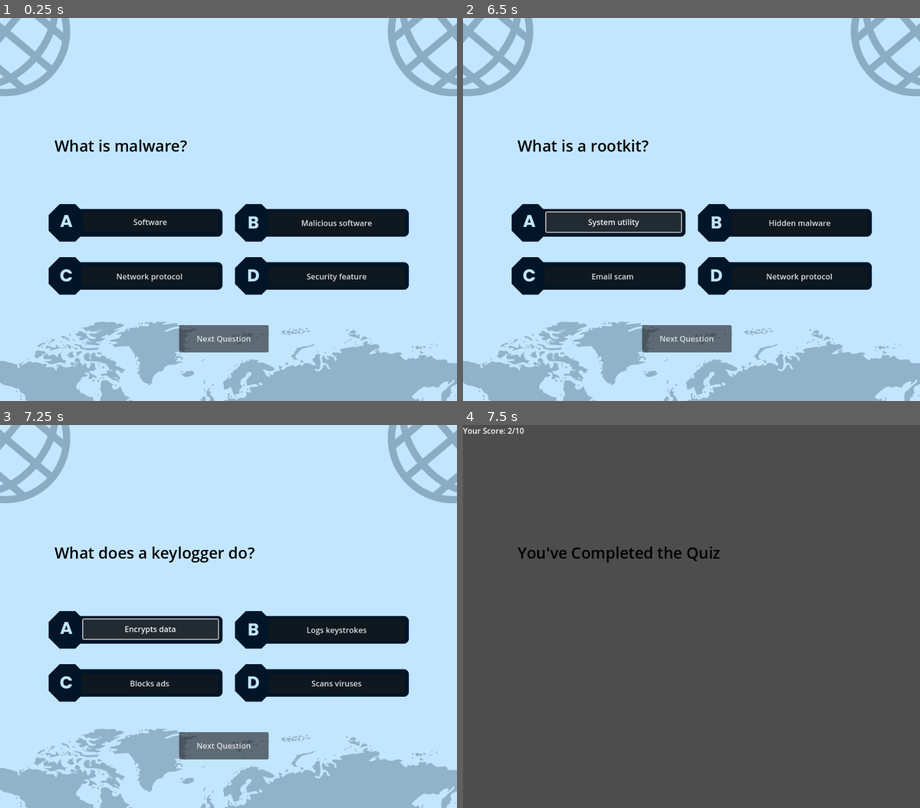
Above: before the commit, frames 1-4 (two rows, left to right).
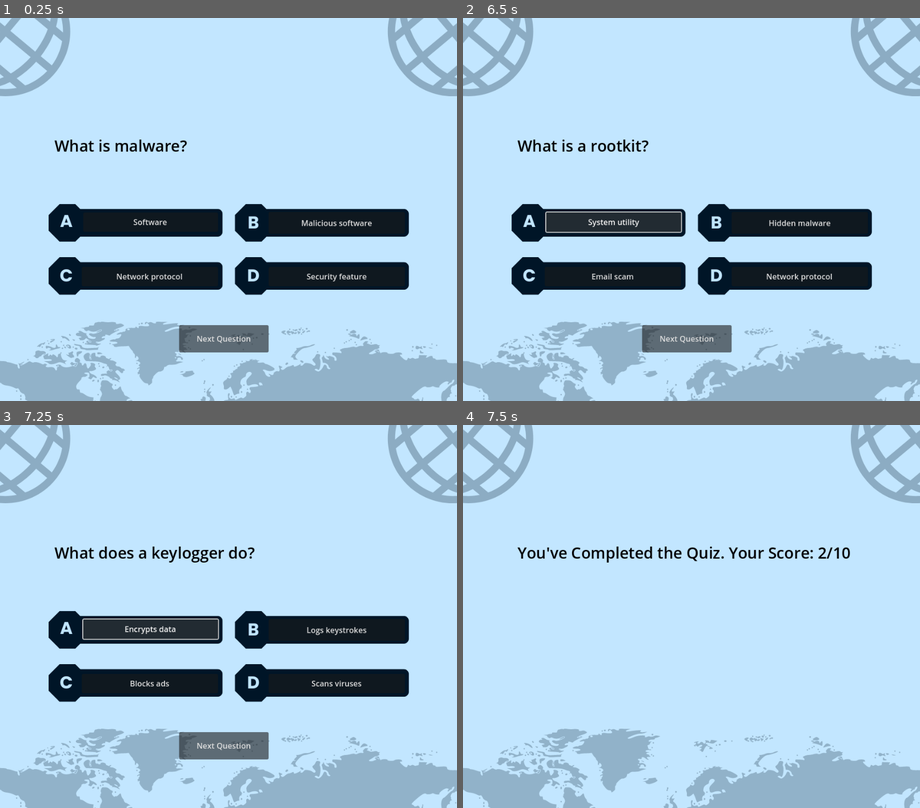
Above: after the commit, the same moments.

Repository: MagnusAustin/friendly-spork
Game: Godot game, scene res://control.tscn
Same seed, same stepped clock (60 frames per second), same inputs: the game is played once before the commit and once after it. This scene is started directly instead of the project's main scene.
Inputs:
- Up to frame 1 (0.25 s): no input
- Up to frame 2 (6.5 s): click "Next Question" at 0.5 s; click "Next Question" at 1.25 s; click "Encrypts files" at 2 s; click "Spam email" at 2.75 s; click "Install updates" at 3.5 s; click "System cleaner" at 4.25 s; click "Software ads" at 5 s; click "Displays ads" at 5.75 s
- Up to frame 3 (7.25 s): click "System utility" at 6.5 s
- Up to frame 4 (7.5 s): click "Encrypts data" at 7.25 s

Frames 1-3 are identical in both runs. In frame 4, 100% of the frame differs, in the area x 0-100%, y 0-100%.

Commit message:
Add files via upload

Diff:
--- a/Quizz/control.gd
+++ b/Quizz/control.gd
@@ -5,6 +5,7 @@
 var correct = []
 var current_question_index = 0
 var score = 0
+var nexText = load("res://assets/NewRect.png")
 
 # Called when the node enters the scene tree for the first time.
 func _ready():
@@ -51,17 +52,17 @@
 		next_question()
 
 func out_of_bounds():
-	$TextureRect.queue_free()
+	$TextureRect.texture = nexText
 	$AnswerLabel.queue_free()
-	$QuestionLabel.text = "You've Completed the Quiz"
+	$QuestionLabel.text = "You've Completed the Quiz. Your Score: " + str(score) + "/" + str(questions.size())
 	$Correct_Answer.queue_free()
 	$OptionA.queue_free()
 	$OptionB.queue_free()
 	$OptionC.queue_free()
 	$OptionD.queue_free()
 	$NextQuestionButton.queue_free()
-	$".".add_child(Label.new())
-	$".".get_child($".".get_child_count() - 1).text = "Your Score: " + str(score) + "/" + str(questions.size())
+	#$QuestionLabel.add_child(Label.new())
+	#$QuestionLabel.get_child($QuestionLabel.get_child_count() - 1).text = "Your Score: " + str(score) + "/" + str(questions.size())
 
 func _on_option_a_pressed():
 	if correct[current_question_index] == 0:
--- a/Quizz/control.tscn
+++ b/Quizz/control.tscn
@@ -3,7 +3,7 @@
 [ext_resource type="Script" path="res://control.gd" id="1_wyk7d"]
 [ext_resource type="Texture2D" uid="uid://bp7ae5rnpg62l" path="res://Cyan Simple Quiz Time Facebook Post.png" id="2_s73n4"]
 
-[node name="Control" type="Control"]
+[node name="Quiz" type="Control"]
 layout_mode = 3
 anchor_right = 0.999
 anchor_bottom = 0.996
--- /dev/null
+++ b/Quizz/dialogue.gd
@@ -0,0 +1,174 @@
+extends Control
+
+var ind = 0
+var dialogs = [
+	# Scene 1: CEO’s Office – The Attack Begins
+	{
+		"character": "CEO",
+		"dialog": "Excuse me, everyone. Why are we getting so many service disruption alerts? Get the IT team on this immediately."
+	},
+	{
+		"character": "Head of IT",
+		"dialog": "Sir, we’re facing a massive server overload. It’s a DDoS attack, hitting us from multiple angles."
+	},
+	{
+		"character": "CEO",
+		"dialog": "DDoS? Isn’t our security supposed to prevent this?"
+	},
+	{
+		"character": "Head of IT",
+		"dialog": "We’ve got defenses in place, but this is huge. The entire system is being flooded. I’ve already escalated it to our white hat hacker, Neha. She’s working on it."
+	},
+	{
+		"character": "CEO",
+		"dialog": "Get her on the line now. And Arjun, this better get resolved quickly—we can’t afford downtime."
+	},
+
+	# Scene 2: White Hat Hacker’s Workspace – The Defense
+	{
+		"character": "CEO (Phone)",
+		"dialog": "Neha, this is Mr. Mehta. What’s going on? How bad is it?"
+	},
+	{
+		"character": "Neha",
+		"dialog": "Sir, the company’s under a large-scale DDoS attack. A botnet’s targeting our servers with millions of requests per second. I’m working on filtering the traffic and blocking malicious IPs, but this isn’t just your usual attack—it’s coordinated."
+	},
+	{
+		"character": "CEO",
+		"dialog": "Can we stop it?"
+	},
+	{
+		"character": "Neha",
+		"dialog": "I’m doing everything I can. I’ve put up some initial defenses, but they’re adapting. We might need to reroute traffic through a CDN and bring in additional support from ISPs."
+	},
+	{
+		"character": "CEO",
+		"dialog": "Whatever it takes, Neha. We can’t let this hit us. I’ll leave this in your hands. Keep me updated."
+	},
+	{
+		"character": "Neha",
+		"dialog": "Understood, sir. I’ll keep you posted."
+	},
+	{
+		"character": "Neha",
+		"dialog": "Damn, they’re shifting tactics. They’re hitting the backup servers now… okay, time to counter this."
+	},
+
+	# Scene 3: The Black Hat Hacker’s Lair – The Attack Escalates
+	{
+		"character": "Vikram",
+		"dialog": "Ah, there you are, Neha. I see you trying to block me... let’s see how fast you really are."
+	},
+	{
+		"character": "Vikram",
+		"dialog": "You think you can stop me? I’ve been planning this for months."
+	},
+	{
+		"character": "Vikram",
+		"dialog": "Not yet, but give them a few more hours of chaos, and they’ll be begging to pay."
+	},
+
+	# Scene 4: White Hat Hacker vs. Black Hat Hacker – The Cyber Battle
+	{
+		"character": "Neha",
+		"dialog": "Come on, stay ahead of him…"
+	},
+	{
+		"character": "Vikram (Message)",
+		"dialog": "Nice try, Neha. But you’ll need to do better than that."
+	},
+	{
+		"character": "Neha",
+		"dialog": "Oh, so you want to play games?"
+	},
+	{
+		"character": "Neha (Message)",
+		"dialog": "You’re not getting in. I know every move you’re about to make."
+	},
+	{
+		"character": "Vikram (Message)",
+		"dialog": "Bold of you to think that. Let’s see who wins, shall we?"
+	},
+
+	# Scene 5: CEO’s Office – The Critical Moment
+	{
+		"character": "CEO",
+		"dialog": "This can’t be happening… we’re going to lose millions if this continues."
+	},
+	{
+		"character": "CEO",
+		"dialog": "What’s the latest?"
+	},
+	{
+		"character": "Head of IT",
+		"dialog": "Neha’s fighting it, but the attack is still ongoing. The hacker’s not letting up."
+	},
+	{
+		"character": "CEO",
+		"dialog": "I don’t care what it takes—throw everything we have at this. Bring in external teams if needed."
+	},
+	{
+		"character": "Head of IT",
+		"dialog": "We might need to negotiate if things don’t improve."
+	},
+	{
+		"character": "CEO",
+		"dialog": "I don’t negotiate with criminals. Fix this."
+	},
+
+	# Scene 6: The Climax – Defense Wins
+	{
+		"character": "Neha",
+		"dialog": "Got you."
+	},
+	{
+		"character": "Neha (Message)",
+		"dialog": "It’s over. You’ve lost."
+	},
+	{
+		"character": "Vikram (Message)",
+		"dialog": "Maybe this time. But there’s always next time."
+	},
+
+	# Scene 7: Aftermath – The CEO’s Response
+	{
+		"character": "CEO",
+		"dialog": "Thanks to Neha and the team, we managed to fend off the attack. We’ve sustained some losses, but the company is secure. Moving forward, we’re increasing our cybersecurity investments."
+	},
+	{
+		"character": "Board Member",
+		"dialog": "What about the hacker? Can we trace them?"
+	},
+	{
+		"character": "Neha",
+		"dialog": "We’ve got some leads, but it’ll take time. The important thing is, we’re safe for now."
+	},
+	{
+		"character": "CEO",
+		"dialog": "Neha, you saved this company. We’re grateful."
+	},
+	{
+		"character": "Neha",
+		"dialog": "Just doing my job, sir."
+	},
+
+	# Final Scene: The Black Hat Hacker's Return
+	{
+		"character": "Vikram",
+		"dialog": "Today was just a warm-up. They got lucky... next time, they won’t be."
+	}
+]
+# Called when the node enters the scene tree for the first time.
+func _ready():
+	pass # Replace with function body.
+
+
+# Called every frame. 'delta' is the elapsed time since the previous frame.
+func _process(delta):
+	pass
+
+
+func _on_button_pressed():
+	$Character.text = dialogs[ind].get("character","Unknown") # Replace with function body.
+	$Dialogue.text = dialogs[ind].get("dialog","Unknown")
+	ind += 1
--- /dev/null
+++ b/Quizz/dialogue.tscn
@@ -0,0 +1,49 @@
+[gd_scene load_steps=2 format=3 uid="uid://dc2opuyq7ha3g"]
+
+[ext_resource type="Script" path="res://dialogue.gd" id="1_atw30"]
+
+[node name="Control" type="Control"]
+layout_mode = 3
+anchors_preset = 15
+anchor_right = 1.0
+anchor_bottom = 1.0
+grow_horizontal = 2
+grow_vertical = 2
+script = ExtResource("1_atw30")
+
+[node name="Button" type="Button" parent="."]
+layout_mode = 1
+anchors_preset = -1
+anchor_left = 0.218
+anchor_top = 0.444
+anchor_right = 0.218
+anchor_bottom = 0.444
+offset_left = 611.298
+offset_top = 351.128
+offset_right = 723.298
+offset_bottom = 423.128
+
+[node name="Character" type="Label" parent="."]
+layout_mode = 0
+offset_left = 12.0
+offset_top = 571.0
+offset_right = 425.0
+offset_bottom = 638.0
+theme_override_font_sizes/font_size = 48
+text = "Dialog Box"
+
+[node name="Dialogue" type="Label" parent="."]
+layout_mode = 1
+anchors_preset = -1
+anchor_left = 0.017
+anchor_top = 0.819
+anchor_right = 0.846
+anchor_bottom = 0.981
+offset_left = 0.0369987
+offset_top = -0.37207
+offset_right = -0.394043
+offset_bottom = -0.0280762
+theme_override_font_sizes/font_size = 24
+autowrap_mode = 3
+
+[connection signal="pressed" from="Button" to="." method="_on_button_pressed"]
Binary file added: Quizz/assets/NewRect.png
Not shown, added: Quizz/assets/NewRect.png.import
Not shown: 1 places in Quizz/change.tscn that only renumber resources
